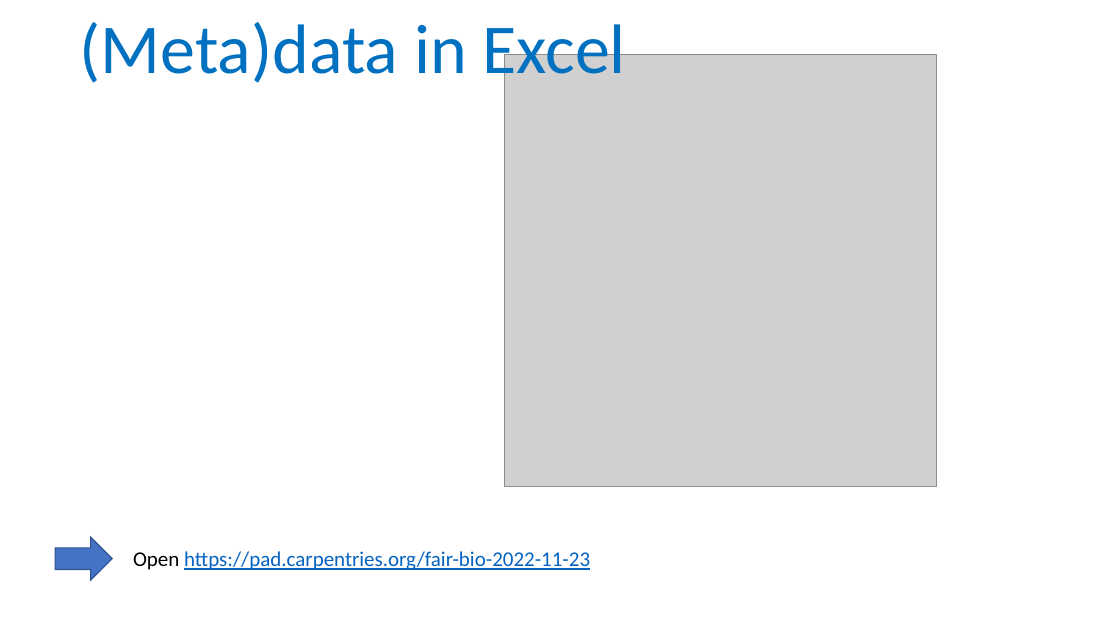
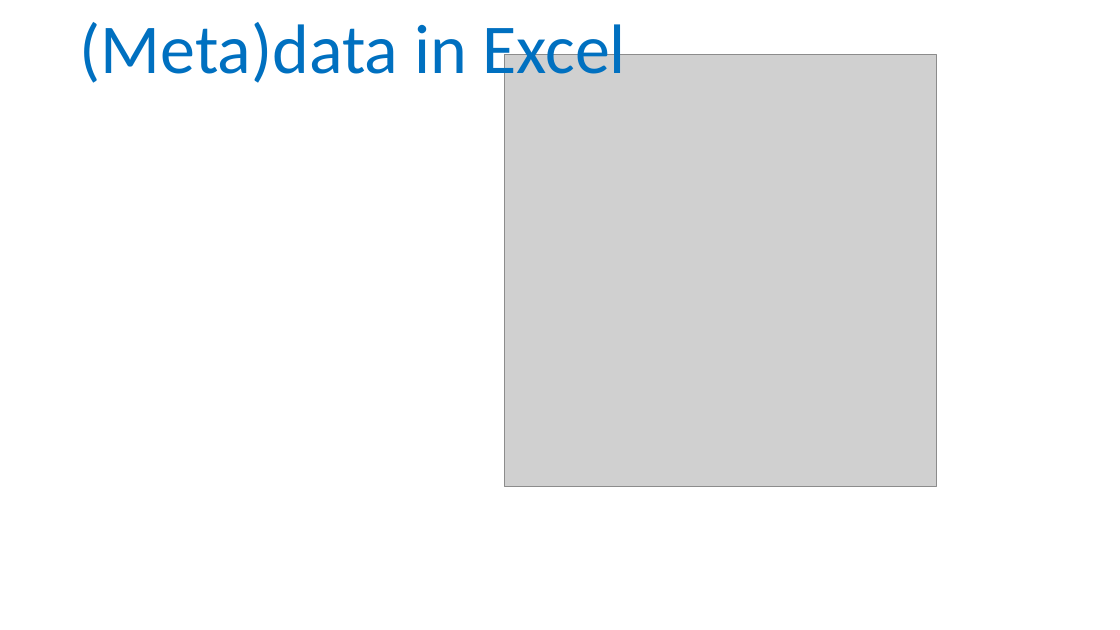
Before and after one commit to carpentries-incubator/fair-bio-practice, a slide deck: slide 1 of instructors/07-data-in-excel_v3.2.pptx. Drawn at 1120x630 pixels with LibreOffice and Linux fonts; fonts in the diff are those of the drawing; grey boxes stand for pictures; background and template pictures are left out. Boxes give left, top, right and bottom in pixels: in the first picture for what was removed or moved away, otherwise in the second. Text is boxed around its words. In the diff, an @@ line names an element or a change of style, - is before the commit and + after.

```diff
--- a/instructors/07-data-in-excel_v3.2.pptx
+++ b/instructors/07-data-in-excel_v3.2.pptx
@@ down arrow removed at (x1=55, y1=537, x2=112, y2=580) @@
@@ text removed at (x1=133, y1=551, x2=590, y2=570) @@
-Open https://pad.carpentries.org/fair-bio-2022-11-23
```
Also in this commit, not shown: 1 slide added, 3 other files.
